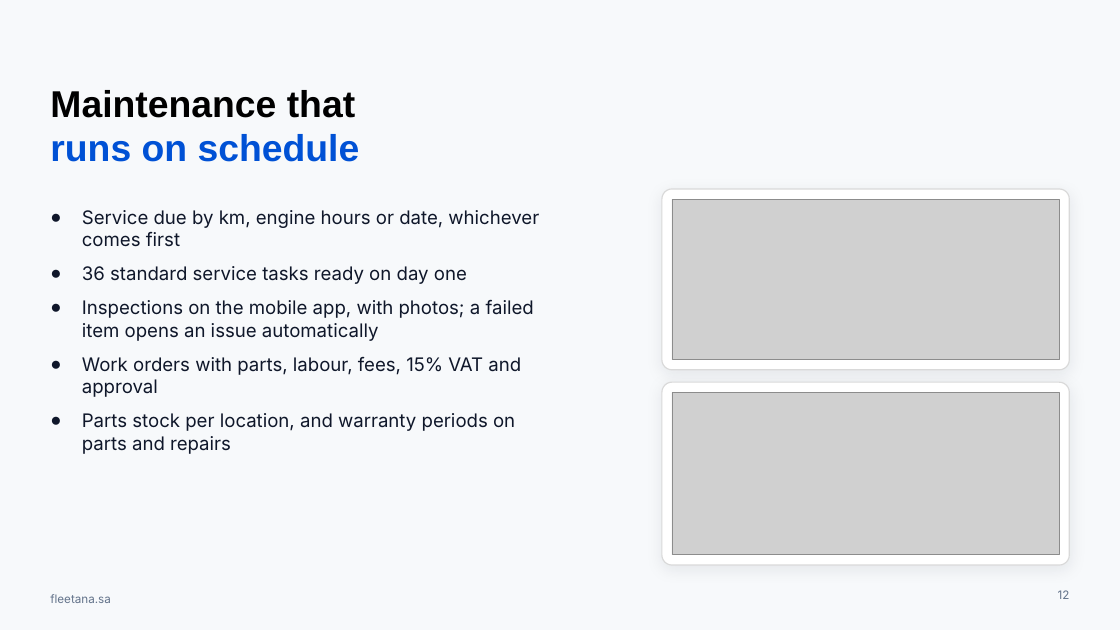
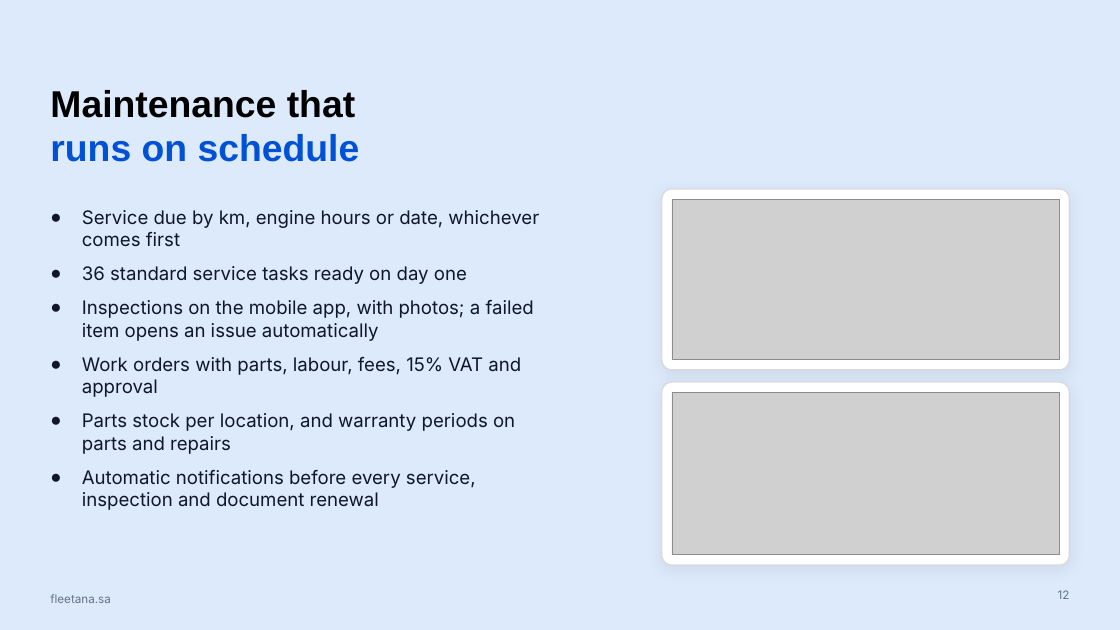
Before and after one commit to AbdallahDaban/Claude, a slide deck: slide 12 of fleetana-launch/brand/profile/Fleetana-Company-Profile-EN.pptx. Drawn at 1120x630 pixels with LibreOffice and Linux fonts; fonts in the diff are those of the drawing; grey boxes stand for pictures; background and template pictures are left out. Boxes give left, top, right and bottom in pixels: in the first picture for what was removed or moved away, otherwise in the second. Text is boxed around its words. In the diff, an @@ line names an element or a change of style, - is before the commit and + after.

```diff
--- a/fleetana-launch/brand/profile/Fleetana-Company-Profile-EN.pptx
+++ b/fleetana-launch/brand/profile/Fleetana-Company-Profile-EN.pptx
@@ background #F7F9FB to #DCEAFB @@
@@ text at [82, 470, 476, 510]: paragraph added @@
+● Automatic notifications before every service, inspection and document renewal
```
Also in this commit, not shown: 8 other slides changed, 7 other files.
